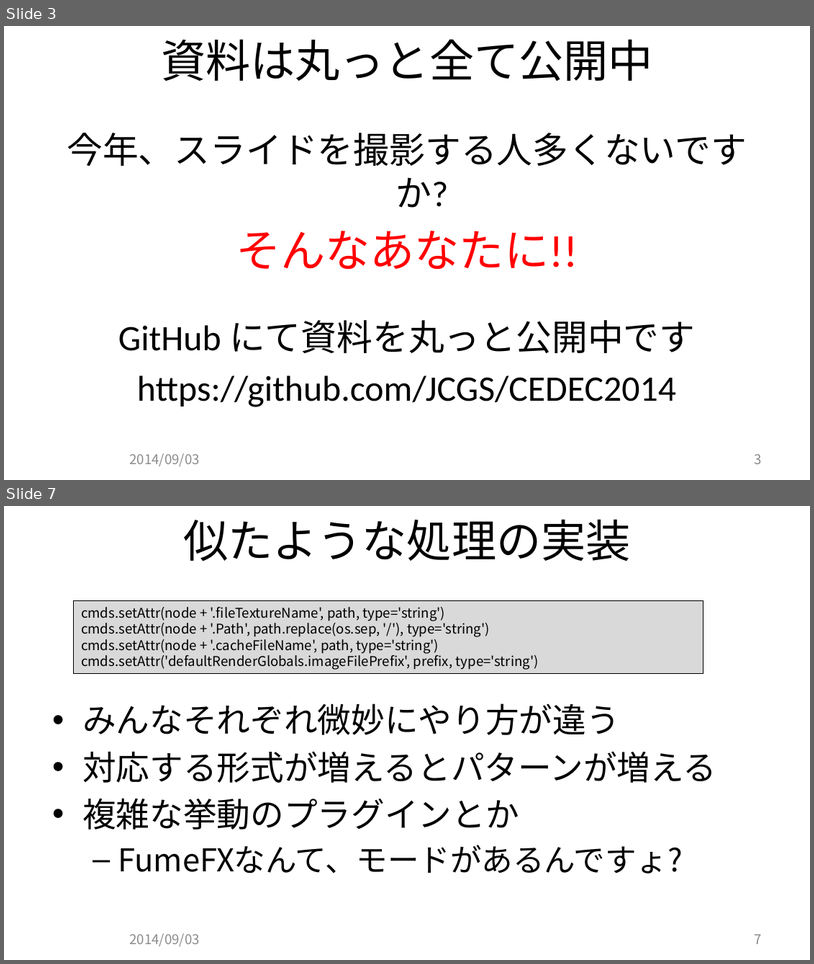
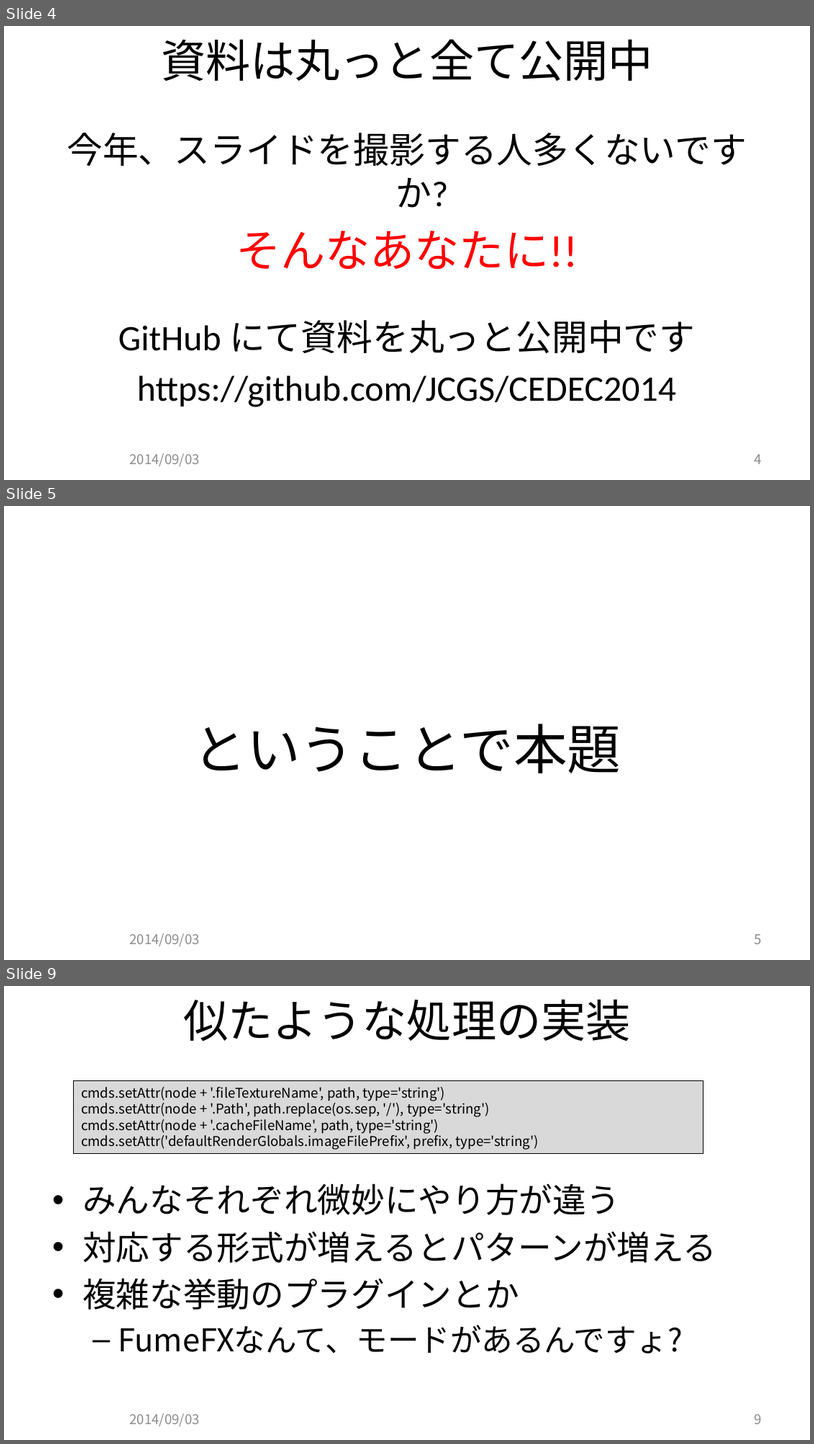
Before and after one commit to JCGS/CEDEC2014, a slide deck: chiyama/2014cedec_chiyama.pptx. Shown one above the other, each under a label of ours: slides 3 and 7 before the commit, slides 4, 5 and 9 after it; the slides between them are not shown. The pictures are 814x964 and 814x1444 pixels, drawn with LibreOffice and Linux fonts; fonts in the diff are those of the drawing; background and template pictures are left out. Boxes give left, top, right and bottom in pixels: in the first picture for what was removed or moved away, otherwise in the second. Text is boxed around its words. In the diff, an @@ line names an element or a change of style, - is before the commit and + after.

```diff
--- a/chiyama/2014cedec_chiyama.pptx
+++ b/chiyama/2014cedec_chiyama.pptx
@@ slide 5 added at bbox=[4, 506, 810, 960], background picture (left out) @@
@@ text added at bbox=[193, 723, 621, 773], 48 pt, text #000000 @@
+ということで本題
@@ text added at bbox=[129, 933, 199, 946], 12 pt, text #8C8C8C @@
+2014/09/03
@@ page number added at bbox=[754, 934, 761, 944], 12 pt, text #898989 @@
+5
@@ what was slide 3 is now slide 4 @@
@@ page number at bbox=[754, 454, 761, 464]: text changed @@
-3
+4
@@ what was slide 7 is now slide 9 @@
@@ page number at bbox=[754, 1414, 761, 1424]: text changed @@
-7
+9
```
Also in this commit, not shown: 29 slides changed, 2 other slides added, 1 other file.
